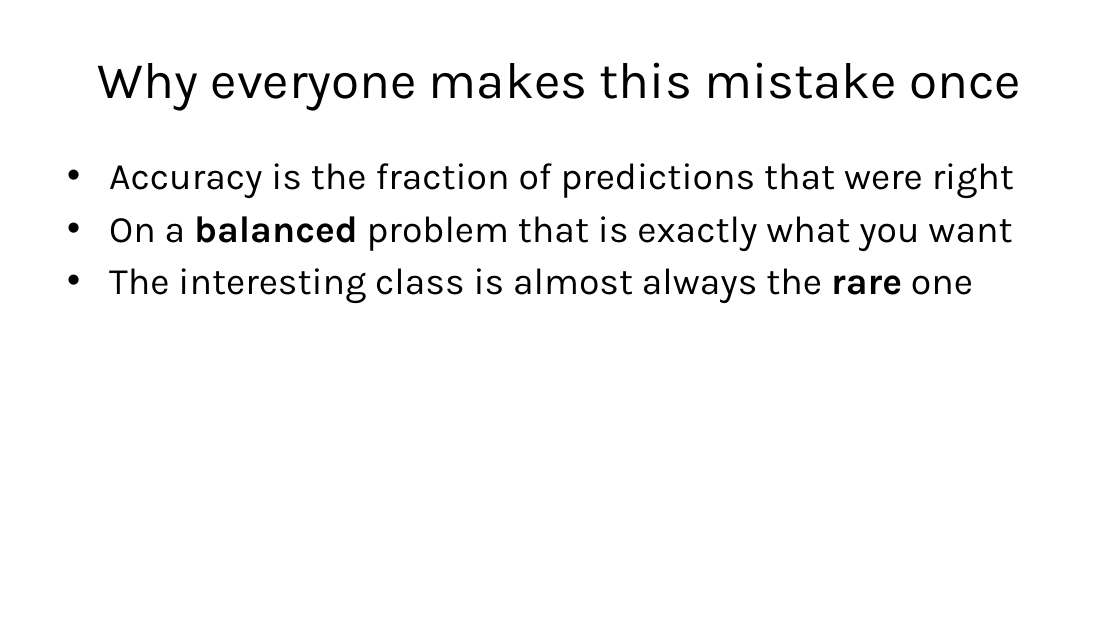
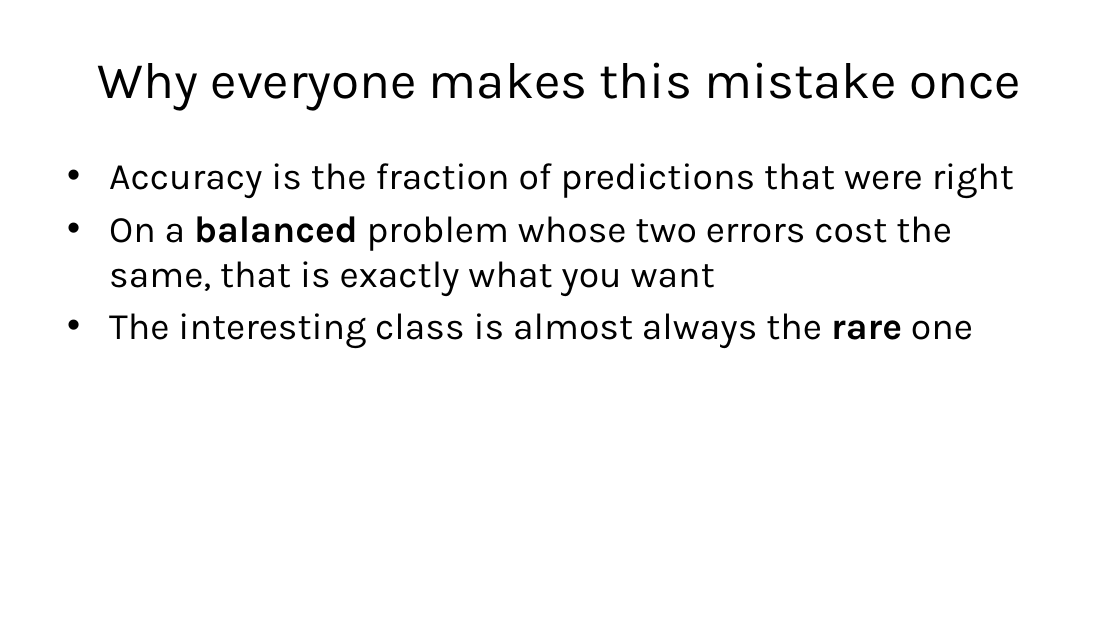
Before and after one commit to fabioantonini/technologies-for-artificial-intelligence, a slide deck: slide 32 of Lessons/04_classification_and_metrics/Slides/classification_and_metrics_slides.pptx (slide 31 before the commit). Drawn at 1120x630 pixels with LibreOffice and Linux fonts; fonts in the diff are those of the drawing; background and template pictures are left out. Boxes give left, top, right and bottom in pixels: in the first picture for what was removed or moved away, otherwise in the second. Text is boxed around its words. In the diff, an @@ line names an element or a change of style, - is before the commit and + after.

```diff
--- a/Lessons/04_classification_and_metrics/Slides/classification_and_metrics_slides.pptx
+++ b/Lessons/04_classification_and_metrics/Slides/classification_and_metrics_slides.pptx
@@ text at (109,216,952,296): text changed @@
-• On a balanced problem that is exactly what you want
+• On a balanced problem whose two errors cost the same, that is exactly what you want
```
Also in this commit, not shown: 9 other slides changed, 1 slide added, 17 other files.
